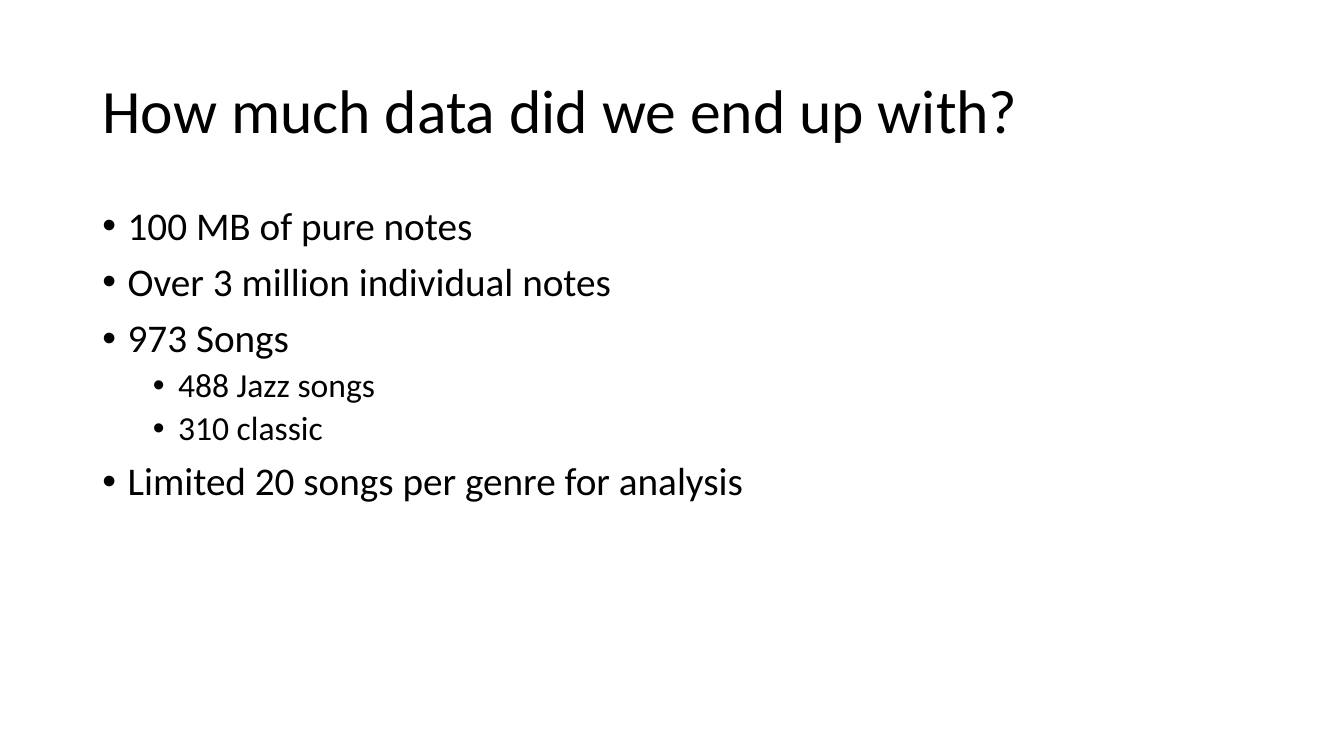
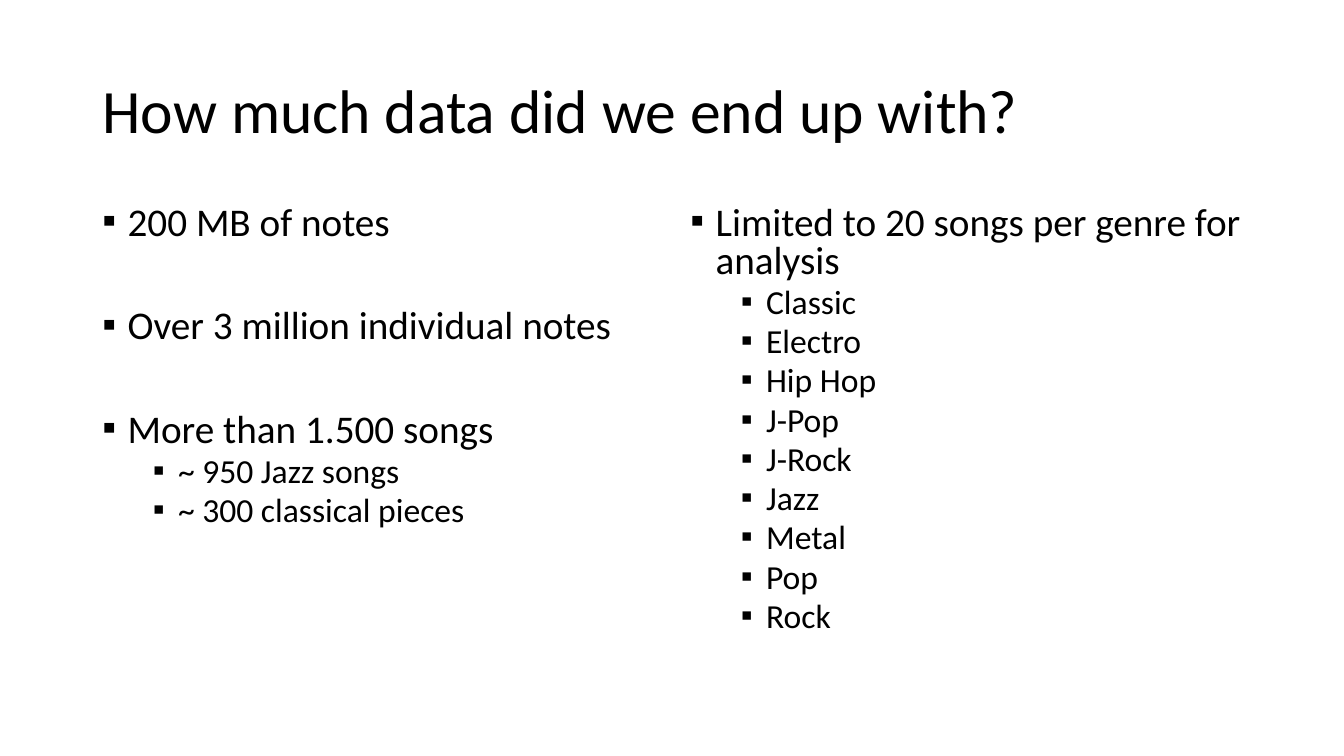
Before and after one commit to BauTobias93/ft_midi_project, a slide deck: slide 6 of MIDI Mining.pptx (slide 5 before the commit). Drawn at 1344x756 pixels with LibreOffice and Linux fonts; fonts in the diff are those of the drawing. Boxes give left, top, right and bottom in pixels: in the first picture for what was removed or moved away, otherwise in the second. Text is boxed around its words. In the diff, an @@ line names an element or a change of style, - is before the commit and + after.

```diff
--- a/MIDI Mining.pptx
+++ b/MIDI Mining.pptx
@@ text at (x1=128, y1=209, x2=390, y2=237): text changed @@
-• 100 MB of pure notes
+▪ 200 MB of notes
@@ text added at (x1=716, y1=208, x2=1240, y2=629), 24 pt, text #000000 @@
+▪ Limited to 20 songs per genre for analysis
+  ▪ Classic
+  ▪ Electro
+  ▪ Hip Hop
+  ▪ J-Pop
+  ▪ J-Rock
+  ▪ Jazz
+  ▪ Metal
+  ▪ Pop
+  ▪ Rock
@@ text at (x1=128, y1=311, x2=611, y2=340): bullet • to ▪; line spacing 0.9 to 0.8 @@
@@ text at (x1=128, y1=415, x2=493, y2=528): text changed; size 28 to 24 pt @@
-• 973 Songs
-  • 488 Jazz songs
-  • 310 classic
-• Limited 20 songs per genre for analysis
+▪ More than 1.500 songs
+  ▪ ~ 950 Jazz songs
+  ▪ ~ 300 classical pieces
```
Also in this commit, not shown: 3 other slides changed, 2 slides added, 1 other file.
